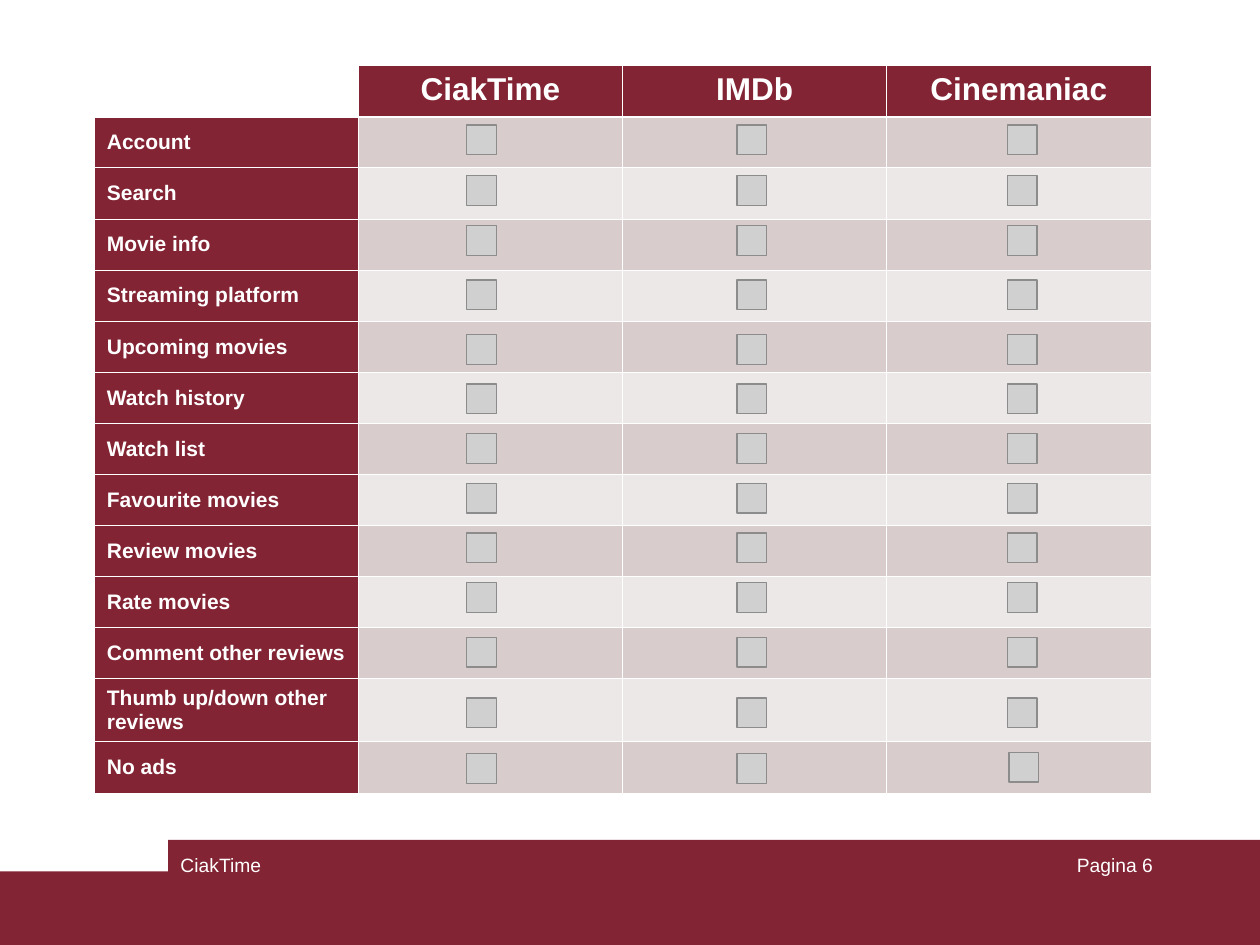
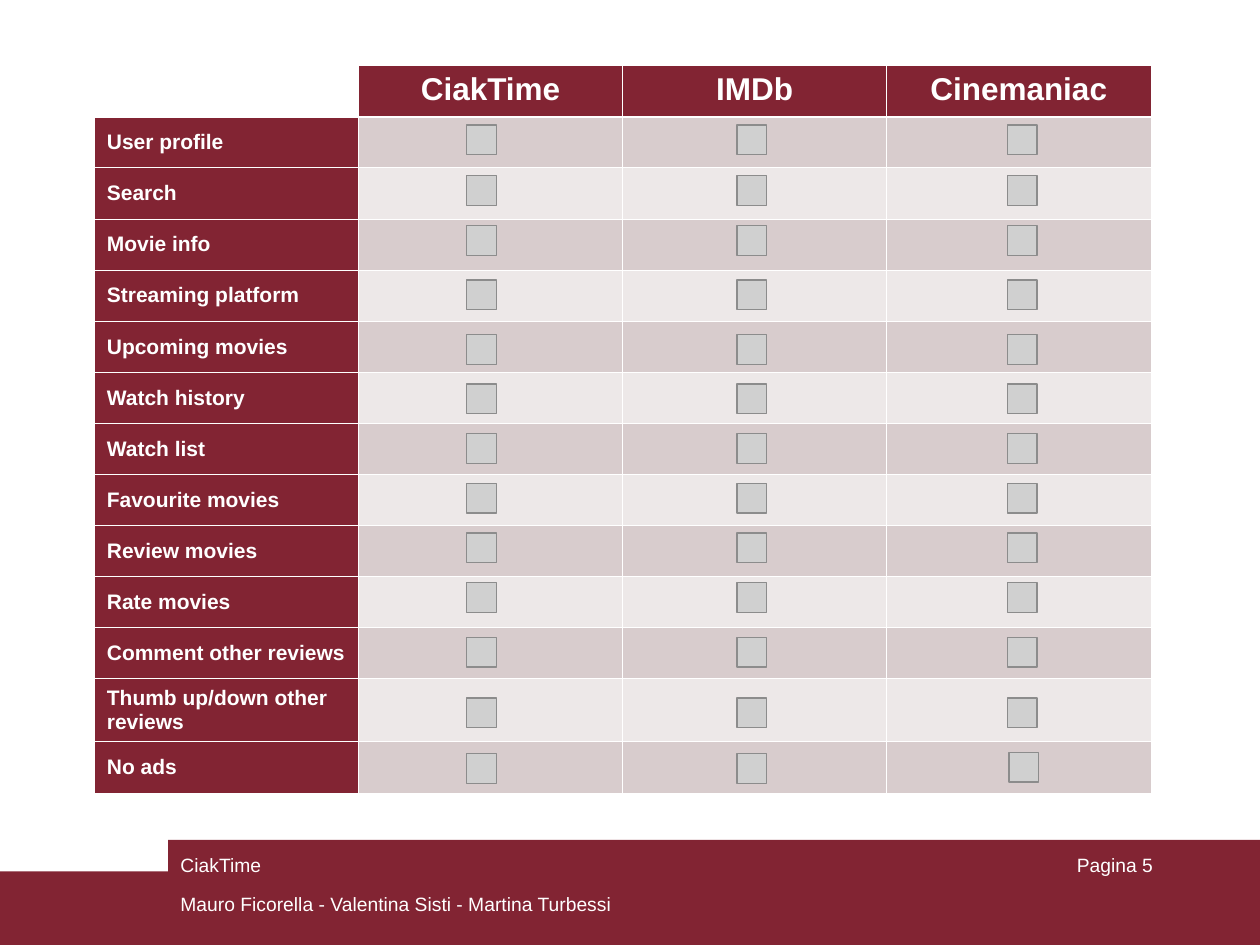
Before and after one commit to mauroficorella/Human-Computer-Interaction, a slide deck: slide 5 of Documentazione/presentazione.ppt (slide 6 before the commit). Drawn at 1260x945 pixels with LibreOffice and Linux fonts; fonts in the diff are those of the drawing; grey boxes stand for pictures. Boxes give left, top, right and bottom in pixels: in the first picture for what was removed or moved away, otherwise in the second. Text is boxed around its words. In the diff, an @@ line names an element or a change of style, - is before the commit and + after.

```diff
--- a/Documentazione/presentazione.ppt
+++ b/Documentazione/presentazione.ppt
@@ table at [94, 66, 1153, 793] @@
-row 2, column 1: Account
+row 2, column 1: User profile
@@ page number at [1077, 858, 1153, 876]: text changed @@
-Pagina 6
+Pagina 5
@@ text added at [180, 897, 611, 911], 11 pt, text #FFFFFF @@
+Mauro Ficorella - Valentina Sisti - Martina Turbessi
```
Also in this commit, not shown: 7 other slides changed, 1 slide removed.
